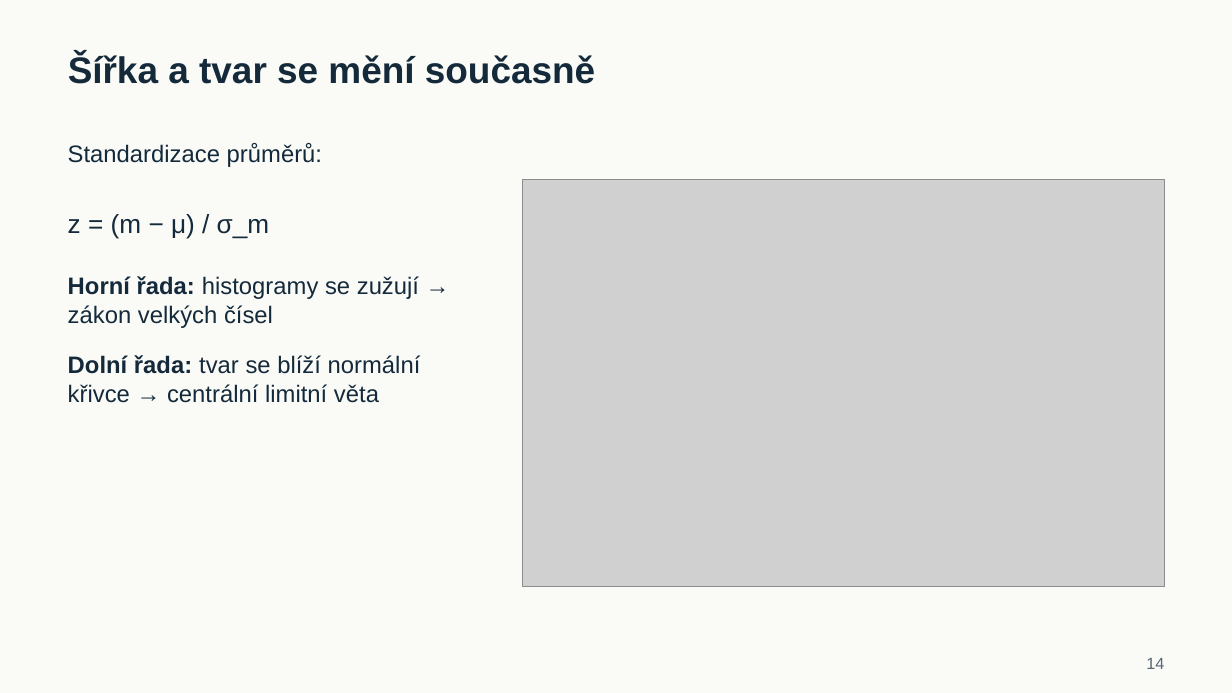
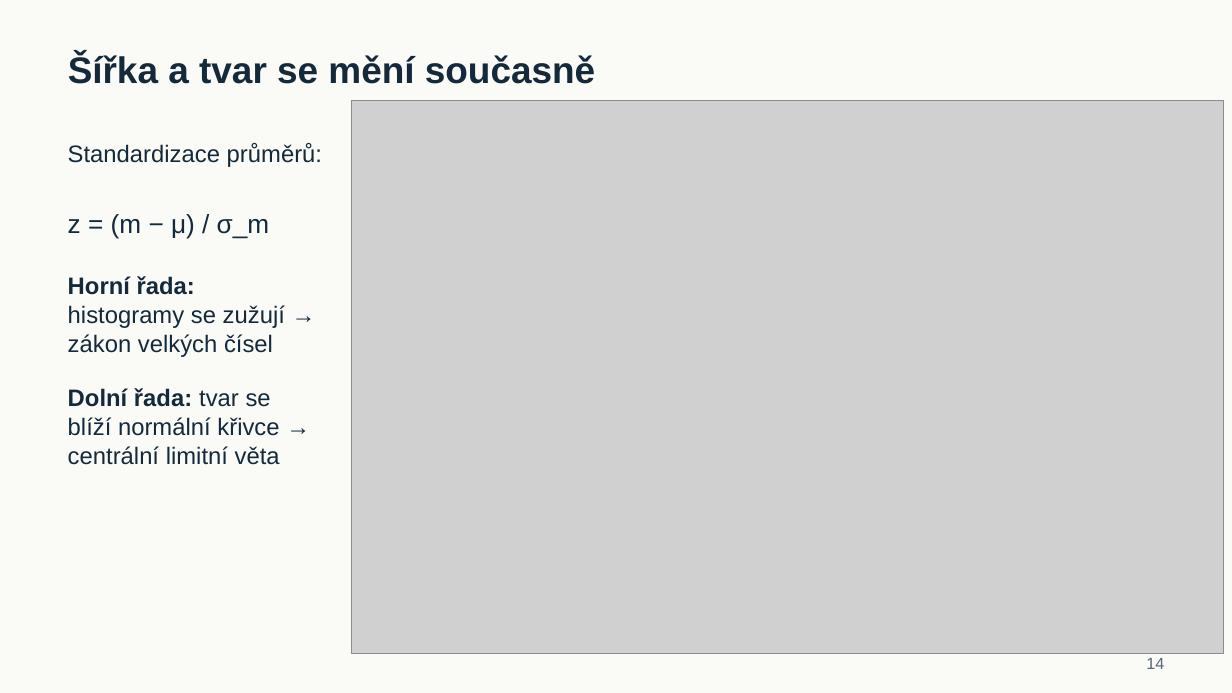
Before and after one commit to reckak/statistics-for-psychology, a slide deck: slide 14 of presentations/kapitola_06_vyberove_rozdeleni_a_testovani.pptx. Drawn at 1232x693 pixels with LibreOffice and Linux fonts; fonts in the diff are those of the drawing; grey boxes stand for pictures. Boxes give left, top, right and bottom in pixels: in the first picture for what was removed or moved away, otherwise in the second. Text is boxed around its words. In the diff, an @@ line names an element or a change of style, - is before the commit and + after.

```diff
--- a/presentations/kapitola_06_vyberove_rozdeleni_a_testovani.pptx
+++ b/presentations/kapitola_06_vyberove_rozdeleni_a_testovani.pptx
@@ picture: place and size @@
-picture at (522,180,1164,587)
+picture at (351,101,1222,654)
@@ text "Horní řada: histogramy se zužují ..." rewrapped from (68,276,419,328) to (68,276,285,357) @@
@@ text "Dolní řada: tvar se blíží ..." rewrapped from (68,355,421,403) to (68,388,280,465) @@
```
Also in this commit, not shown: 12 other slides changed, 5 other files.
